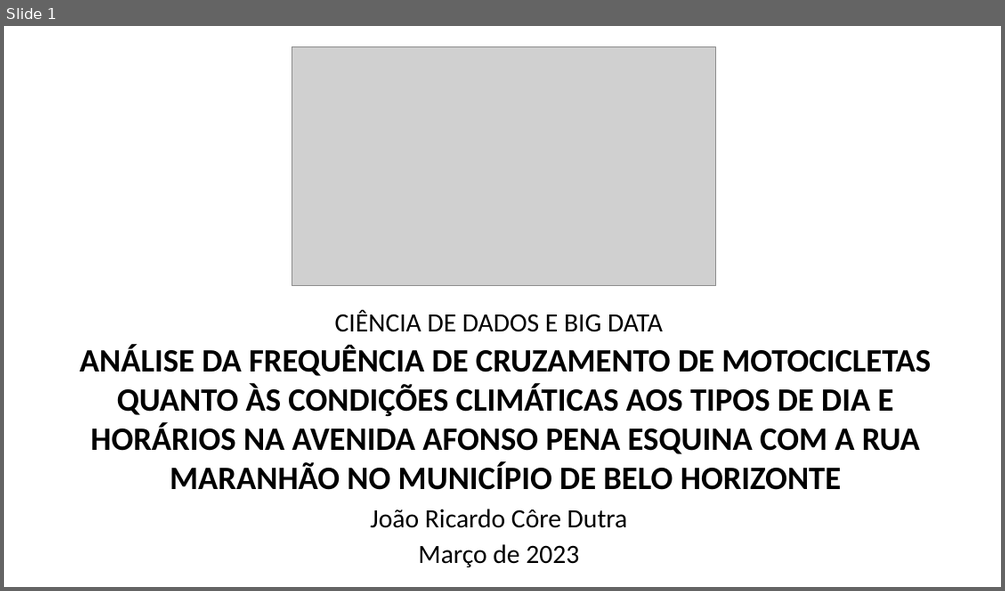
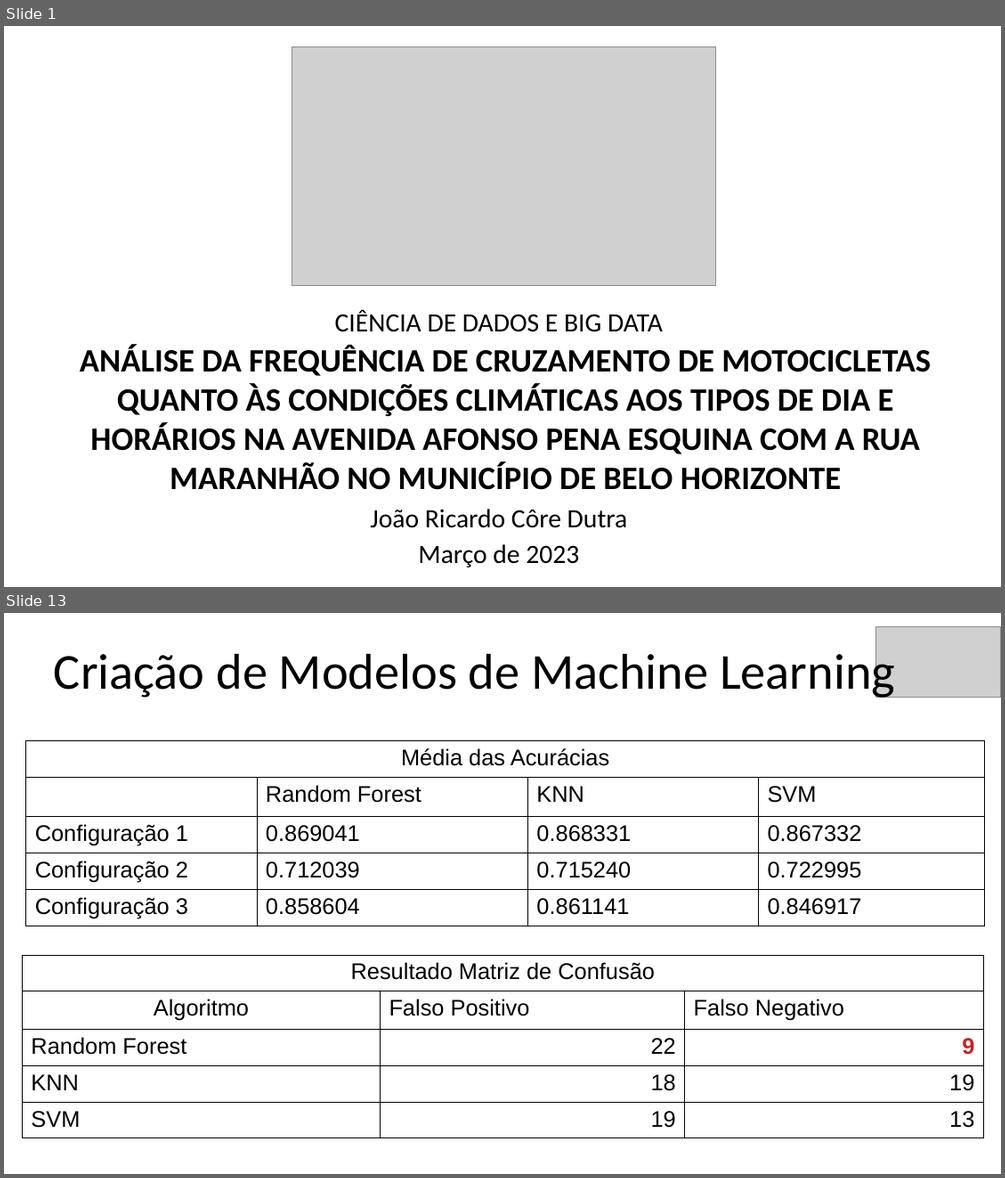
Before and after one commit to jrdutra/tcc_ciencia_de_dados_puc_minas, a slide deck: Apresentacao.odp. Shown one above the other, each under a label of ours: slide 1 before the commit, slides 1 and 13 after it; the slides between them are not shown. The pictures are 1005x591 and 1005x1178 pixels, drawn with LibreOffice and Linux fonts; fonts in the diff are those of the drawing; grey boxes stand for pictures. Boxes give left, top, right and bottom in pixels: in the first picture for what was removed or moved away, otherwise in the second. Text is boxed around its words. In the diff, an @@ line names an element or a change of style, - is before the commit and + after.

```diff
--- a/Apresentacao.odp
+++ b/Apresentacao.odp
@@ slide 13 added at (x1=4, y1=613, x2=1001, y2=1174), background #FFFFFF @@
@@ picture added at (x1=877, y1=627, x2=1001, y2=698) @@
@@ title added at (x1=54, y1=646, x2=895, y2=698), 40 pt, text #000000 @@
+Criação de Modelos de Machine Learning
@@ table added at (x1=25, y1=741, x2=985, y2=923), 5 rows, 4 columns @@
+Média das Acurácias |  |  | 
+ | Random Forest | KNN | SVM
+Configuração 1 | 0.869041 | 0.868331 | 0.867332
+Configuração 2 | 0.712039 | 0.715240 | 0.722995
+Configuração 3 | 0.858604 | 0.861141 | 0.846917
@@ table added at (x1=22, y1=955, x2=984, y2=1131), 5 rows, 3 columns @@
+Resultado Matriz de Confusão |  | 
+Algoritmo | Falso Positivo | Falso Negativo
+Random Forest | 22 | 9
+KNN | 18 | 19
+SVM | 19 | 13
```
Also in this commit, not shown: 15 other slides added, 1 slide removed, 3 other files.
